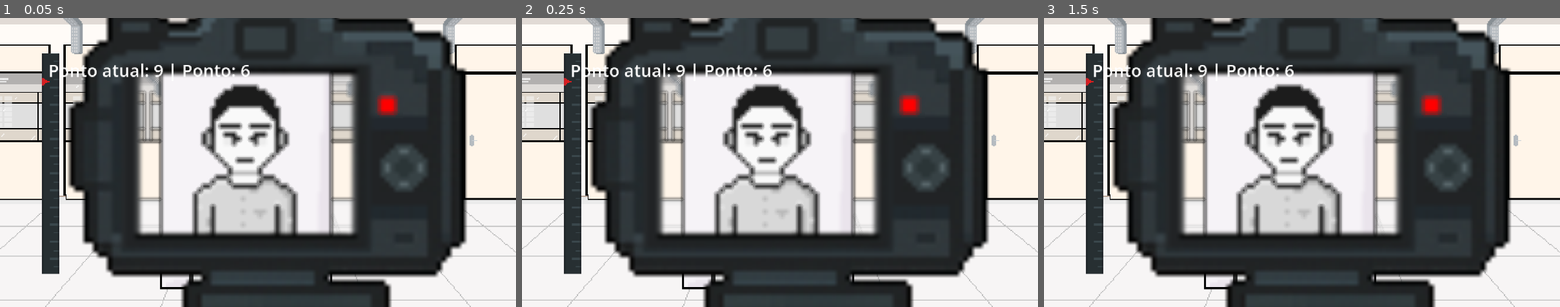
Above: before the commit, frames 1-3 (left to right).
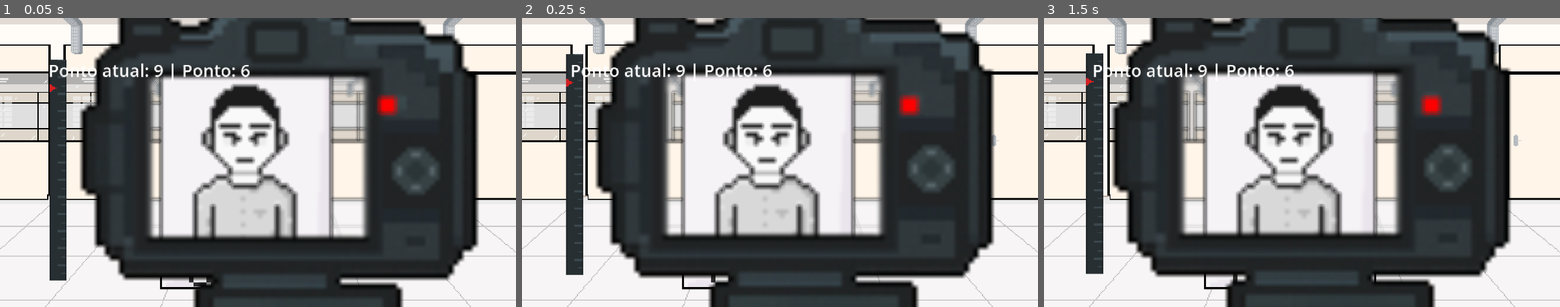
Above: after the commit, the same moments.

Repository: bianca-bezerra/CINExpress
Game: Godot game, scene res://scenes/levels/cam_level.tscn
Two runs of this game, one before a commit and one after it. Both use one fixed random seed, a clock stepped at 60 frames per second and the inputs below. This scene is started directly instead of the project's main scene.
Inputs:
- Up to frame 1 (0.05 s): no input
- Up to frame 2 (0.25 s): no input
- Up to frame 3 (1.5 s): tap Enter (ui_accept) at 0.5, 0.77, 1.25 s; tap Space (space) at 0.6, 1.35 s

The runs differ from the first frame. In frame 1, 20% of the frame differs, in the area x 8-93%, y 0-100%; in frame 2, 10%; in frame 3, nothing differs.

Commit message:
adiciona a animação de entrada da camera

Diff:
--- a/scenes/levels/cam_level.gd
+++ b/scenes/levels/cam_level.gd
@@ -35,6 +35,8 @@
 	_current_slider.value = randi_range(point - slider_len/2, point + slider_len/2)
 	while _current_slider.value == point:
 		_current_slider.value = randi_range(point - slider_len/2, point + slider_len/2)
+
+	$AnimationPlayer.play("camera_in")
 
 func handle_win():
 
--- a/scenes/levels/cam_level.tscn
+++ b/scenes/levels/cam_level.tscn
@@ -18,30 +18,139 @@
 tracks/0/type = "value"
 tracks/0/imported = false
 tracks/0/enabled = true
-tracks/0/path = NodePath(".:modulate")
+tracks/0/path = NodePath(".:color")
 tracks/0/interp = 1
 tracks/0/loop_wrap = true
 tracks/0/keys = {
-"times": PackedFloat32Array(),
-"transitions": PackedFloat32Array(),
-"update": 0,
-"values": []
-}
-tracks/1/type = "value"
-tracks/1/imported = false
-tracks/1/enabled = true
-tracks/1/path = NodePath(".:color")
-tracks/1/interp = 1
-tracks/1/loop_wrap = true
-tracks/1/keys = {
 "times": PackedFloat32Array(0, 0.2, 0.36666667),
 "transitions": PackedFloat32Array(1, 1, 1),
 "update": 0,
 "values": [Color(1, 1, 1, 0), Color(1, 1, 0.8862745, 1), Color(1, 1, 0.8862745, 0)]
 }
 
+[sub_resource type="Animation" id="Animation_bygdi"]
+resource_name = "camera_in"
+length = 0.405
+tracks/0/type = "value"
+tracks/0/imported = false
+tracks/0/enabled = true
+tracks/0/path = NodePath("../camera:position")
+tracks/0/interp = 1
+tracks/0/loop_wrap = true
+tracks/0/keys = {
+"times": PackedFloat32Array(0, 0.4),
+"transitions": PackedFloat32Array(1, 1),
+"update": 0,
+"values": [Vector2(-24.000004, -98), Vector2(-36.000004, -101.00001)]
+}
+tracks/1/type = "bezier"
+tracks/1/imported = false
+tracks/1/enabled = true
+tracks/1/path = NodePath("../../VSlider:position:x")
+tracks/1/interp = 1
+tracks/1/loop_wrap = true
+tracks/1/keys = {
+"handle_modes": PackedInt32Array(2, 0),
+"points": PackedFloat32Array(47, 0, 0, 0.0675, -1.3333334, 39, -0.2025, 0, 0.2025, 0),
+"times": PackedFloat32Array(0, 0.405)
+}
+tracks/2/type = "bezier"
+tracks/2/imported = false
+tracks/2/enabled = true
+tracks/2/path = NodePath("../../VSlider:position:y")
+tracks/2/interp = 1
+tracks/2/loop_wrap = true
+tracks/2/keys = {
+"handle_modes": PackedInt32Array(2, 0),
+"points": PackedFloat32Array(43, 0, 0, 0.0675, -1.1666667, 36, -0.2025, 0, 0.2025, 0),
+"times": PackedFloat32Array(0, 0.405)
+}
+tracks/3/type = "bezier"
+tracks/3/imported = false
+tracks/3/enabled = true
+tracks/3/path = NodePath("../../HSlider:position:x")
+tracks/3/interp = 1
+tracks/3/loop_wrap = true
+tracks/3/keys = {
+"handle_modes": PackedInt32Array(2, 0),
+"points": PackedFloat32Array(105, 0, 0, 0.0675, -1.5, 96, -0.2025, 0, 0.2025, 0),
+"times": PackedFloat32Array(0, 0.405)
+}
+tracks/4/type = "bezier"
+tracks/4/imported = false
+tracks/4/enabled = true
+tracks/4/path = NodePath("../../HSlider:position:y")
+tracks/4/interp = 1
+tracks/4/loop_wrap = true
+tracks/4/keys = {
+"handle_modes": PackedInt32Array(2, 0),
+"points": PackedFloat32Array(248, 0, 0, 0.0675, -1.1666667, 241, -0.2025, 0, 0.2025, 0),
+"times": PackedFloat32Array(0, 0.405)
+}
+
+[sub_resource type="Animation" id="Animation_8kiks"]
+length = 0.001
+tracks/0/type = "value"
+tracks/0/imported = false
+tracks/0/enabled = true
+tracks/0/path = NodePath("../camera:position")
+tracks/0/interp = 1
+tracks/0/loop_wrap = true
+tracks/0/keys = {
+"times": PackedFloat32Array(0),
+"transitions": PackedFloat32Array(1),
+"update": 0,
+"values": [Vector2(-36.000004, -101.00001)]
+}
+tracks/1/type = "bezier"
+tracks/1/imported = false
+tracks/1/enabled = true
+tracks/1/path = NodePath("../../VSlider:position:x")
+tracks/1/interp = 1
+tracks/1/loop_wrap = true
+tracks/1/keys = {
+"handle_modes": PackedInt32Array(0),
+"points": PackedFloat32Array(39, -0.2025, 0, 0.2025, 0),
+"times": PackedFloat32Array(0)
+}
+tracks/2/type = "bezier"
+tracks/2/imported = false
+tracks/2/enabled = true
+tracks/2/path = NodePath("../../VSlider:position:y")
+tracks/2/interp = 1
+tracks/2/loop_wrap = true
+tracks/2/keys = {
+"handle_modes": PackedInt32Array(0),
+"points": PackedFloat32Array(36, -0.2025, 0, 0.2025, 0),
+"times": PackedFloat32Array(0)
+}
+tracks/3/type = "bezier"
+tracks/3/imported = false
+tracks/3/enabled = true
+tracks/3/path = NodePath("../../HSlider:position:x")
+tracks/3/interp = 1
+tracks/3/loop_wrap = true
+tracks/3/keys = {
+"handle_modes": PackedInt32Array(0),
+"points": PackedFloat32Array(96, -0.2025, 0, 0.2025, 0),
+"times": PackedFloat32Array(0)
+}
+tracks/4/type = "bezier"
+tracks/4/imported = false
+tracks/4/enabled = true
+tracks/4/path = NodePath("../../HSlider:position:y")
+tracks/4/interp = 1
+tracks/4/loop_wrap = true
+tracks/4/keys = {
+"handle_modes": PackedInt32Array(0),
+"points": PackedFloat32Array(241, -0.2025, 0, 0.2025, 0),
+"times": PackedFloat32Array(0)
+}
+
 [sub_resource type="AnimationLibrary" id="AnimationLibrary_l4ifs"]
 _data = {
+&"RESET": SubResource("Animation_8kiks"),
+&"camera_in": SubResource("Animation_bygdi"),
 &"flash": SubResource("Animation_oh5ai")
 }
 
@@ -162,7 +271,7 @@
 offset_left = 96.0
 offset_top = 241.0
 offset_right = 380.0
-offset_bottom = 257.0
+offset_bottom = 257.00128
 theme_override_constants/center_grabber = 0
 theme_override_constants/grabber_offset = 4
 theme_override_icons/grabber = ExtResource("7_su7k0")
Not shown: 1 places in scenes/levels/cam_level.tscn that only renumber resources
